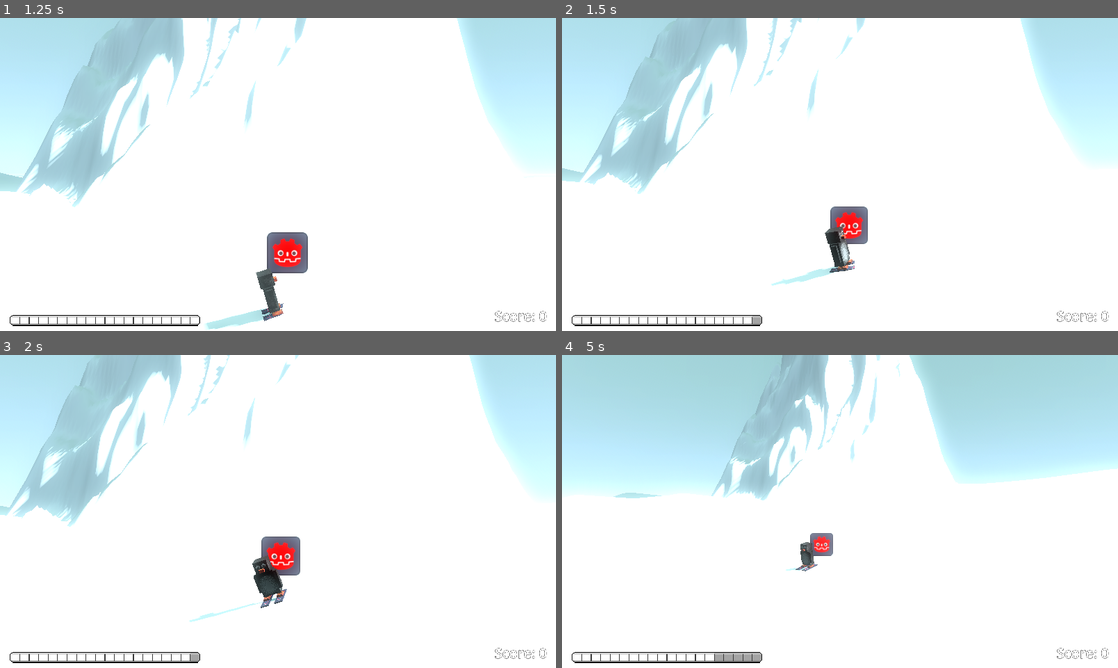
Above: before the commit, frames 1-4 (two rows, left to right).
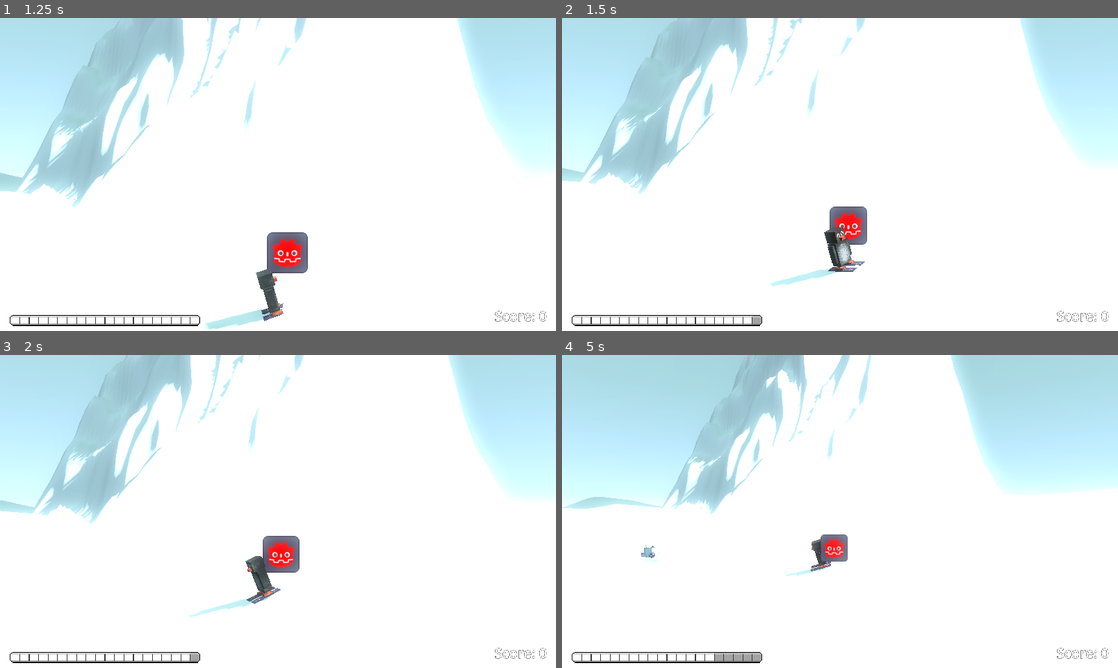
Above: after the commit, the same moments.

Repository: CodingBigTime/pencil-chisel-code-2023
Game: Godot game, scene res://scenes/ui/main_menu.tscn
Same seed, same stepped clock (60 frames per second), same inputs: the game is played once before the commit and once after it.
Inputs (mouse positions are in pixels of both pictures, inside the frame that each line leads up to):
- Up to frame 1 (1.25 s): click (66, 133) at 0.5 s
- Up to frame 2 (1.5 s): hold D (right) from 1.28 s (still down); tap Space (boost) at 1.35 s
- Up to frame 3 (2 s): keep holding D (right)
- Up to frame 4 (5 s): release D (right) at 2.03 s; hold A (left) 2.03-2.78 s; tap Space (boost) every 0.75 s from 2.1 to 4.35 s; hold D (right) 2.78-4.28 s; hold A (left) from 4.28 s (still down)

Frame 1 is identical in both runs. In frame 2, 1.1% of the frame differs, in the area x 0-90%, y 0-86%; in frame 3, 8.5%; in frame 4, 12%, in the area x 0-100%, y 0-71%.

Commit message:
Add glacier despawn + adjust player speed.

Diff:
--- a/actors/player.gd
+++ b/actors/player.gd
@@ -10,7 +10,7 @@
 
 const BOOST_SPEED = 5.0
 const LAUNCH_FORCE = 3
-const ROTATION_SPEED = 2.5
+const ROTATION_SPEED = 4
 const MAX_VELOCITY = 100.0
 const TERMINAL_VELOCITY = 20.0
 
--- a/objects/glacier.gd
+++ b/objects/glacier.gd
@@ -5,6 +5,8 @@
 
 func _ready():
 	var player_node = get_node_or_null("/root/Map/player")
+	var timer = $Timer
+	timer.connect("timeout", _on_Timer_timeout)
 	if player_node:
 		player_node.connect("launch_weapon", _launch)
 	else:
@@ -18,7 +20,7 @@
 	launched = true
 	gravity_scale = 1
 	apply_impulse(velocity)
-
+	$Timer.start()
 	var sound_player = AudioStreamPlayer3D.new()
 	sound_player.stream = load("res://assets/sfx/push_ice.wav")
 	add_child(sound_player)
@@ -34,3 +36,6 @@
 	if $RayCast3D.is_colliding():
 		var coliding_with = $RayCast3D.get_collision_point().y
 		position.y = lerp(position.y, coliding_with, 0.1)
+
+func _on_Timer_timeout():
+	queue_free()
--- a/objects/glacier.tscn
+++ b/objects/glacier.tscn
@@ -49,3 +49,6 @@
 visibility_aabb = AABB(-8, -8, -8, 16, 16, 16)
 process_material = SubResource("ParticleProcessMaterial_gn5sv")
 draw_pass_1 = SubResource("BoxMesh_15uy1")
+
+[node name="Timer" type="Timer" parent="."]
+wait_time = 4.0
--- a/scenes/main.tscn
+++ b/scenes/main.tscn
@@ -103,3 +103,6 @@
 
 [node name="main_ui" parent="." instance=ExtResource("5_hp1v1")]
 script = SubResource("GDScript_gull0")
+
+[node name="Glacier2" parent="." instance=ExtResource("4_f4xd1")]
+transform = Transform3D(1.29999, 0.0046726, -0.00236246, -0.00467056, 1.29999, 0.00112582, 0.00236649, -0.00111732, 1.3, 44.8099, -17.028, 19.8362)
